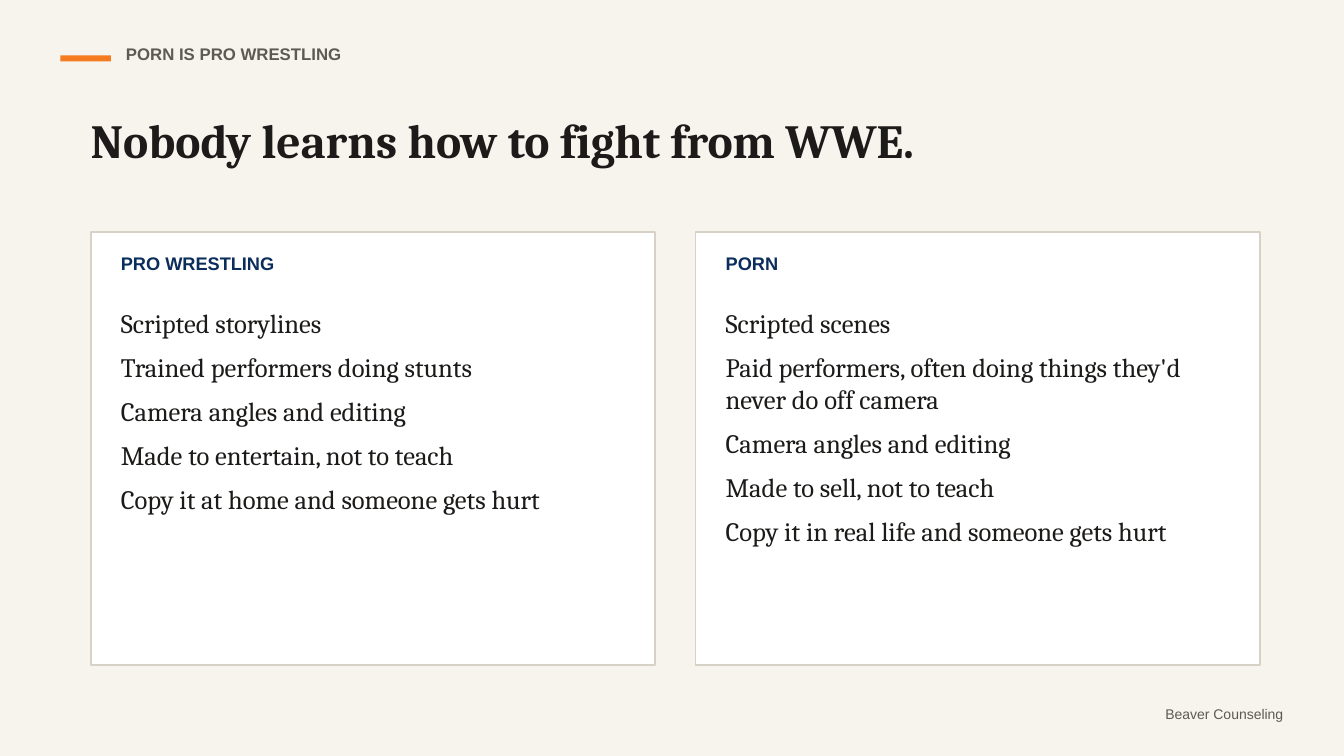
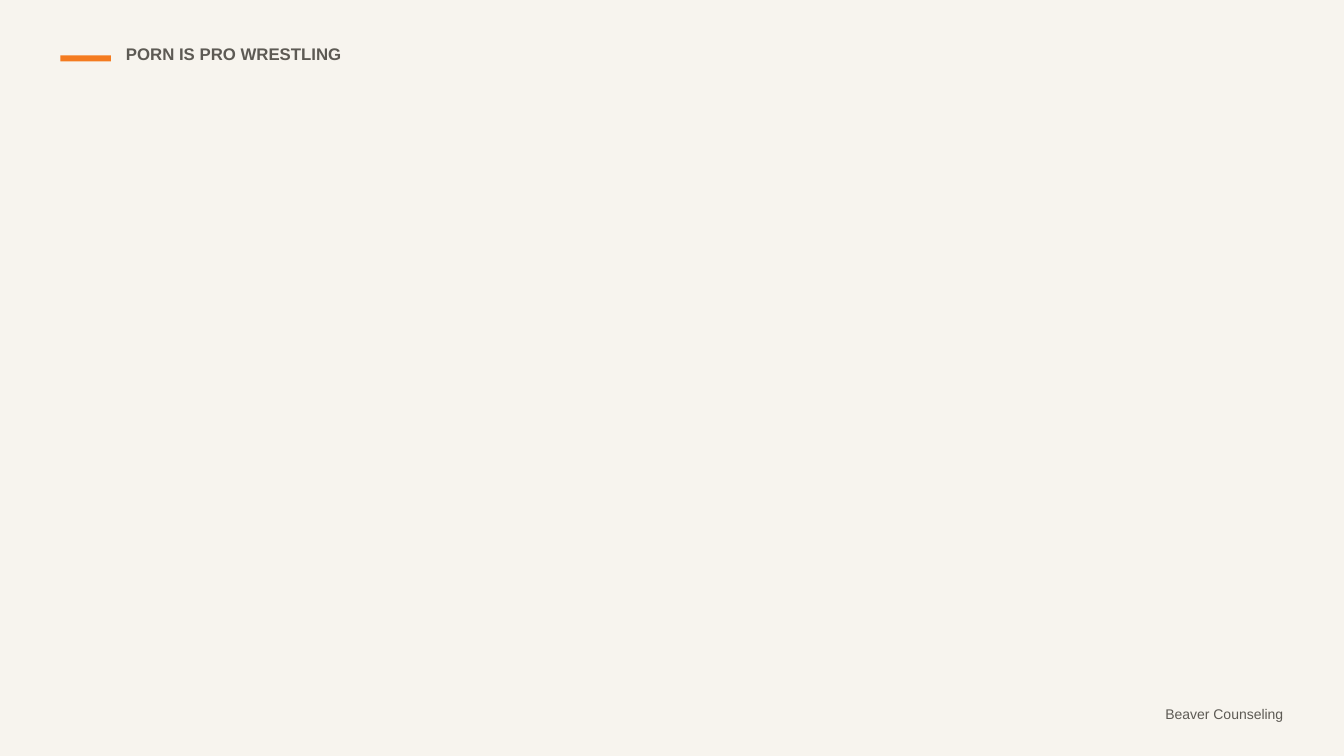
Before and after one commit to rmwtoolkit/bcds-toolkit, a slide deck: slide 14 of decks/the-real-thing-lesson-v2.pptx (slide 9 before the commit). Drawn at 1344x756 pixels with LibreOffice and Linux fonts; fonts in the diff are those of the drawing; background and template pictures are left out. Boxes give left, top, right and bottom in pixels: in the first picture for what was removed or moved away, otherwise in the second. Text is boxed around its words. In the diff, an @@ line names an element or a change of style, - is before the commit and + after.

```diff
--- a/decks/the-real-thing-lesson-v2.pptx
+++ b/decks/the-real-thing-lesson-v2.pptx
@@ text removed at box(91, 124, 914, 168) @@
-Nobody learns how to fight from WWE.
@@ rectangle removed at box(91, 232, 655, 665) @@
@@ rectangle removed at box(696, 232, 1260, 665) @@
@@ text removed at box(121, 257, 274, 270) @@
-PRO WRESTLING
@@ text removed at box(726, 257, 778, 270) @@
-PORN
@@ text removed at box(121, 314, 540, 515) @@
-Scripted storylines
-Trained performers doing stunts
-Camera angles and editing
-Made to entertain, not to teach
-Copy it at home and someone gets hurt
@@ text removed at box(726, 314, 1181, 547) @@
-Scripted scenes
-Paid performers, often doing things they'd never do off camera
-Camera angles and editing
-Made to sell, not to teach
-Copy it in real life and someone gets hurt
```
Also in this commit, not shown: 10 other slides changed, 13 slides added, 7 slides removed, 23 other files.
